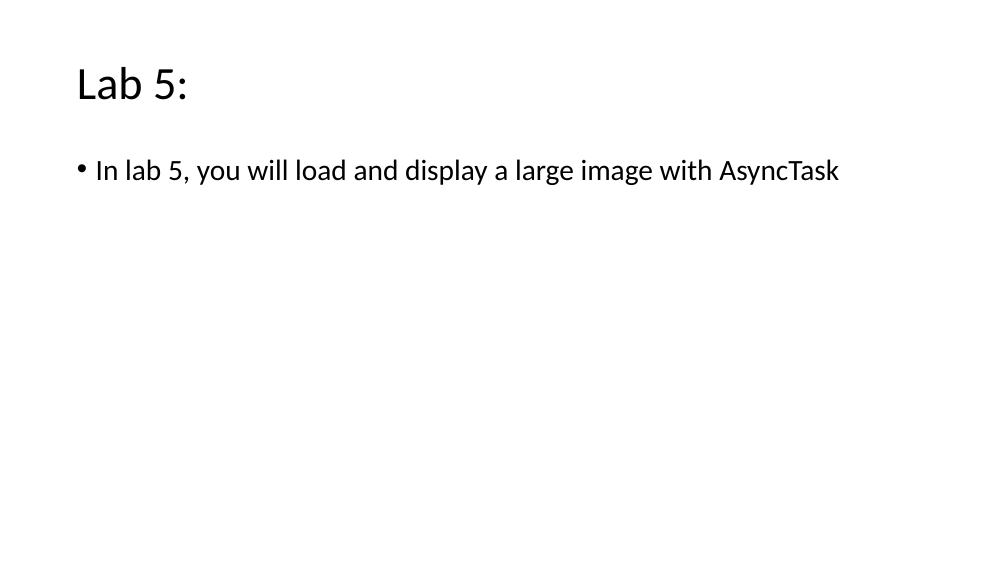
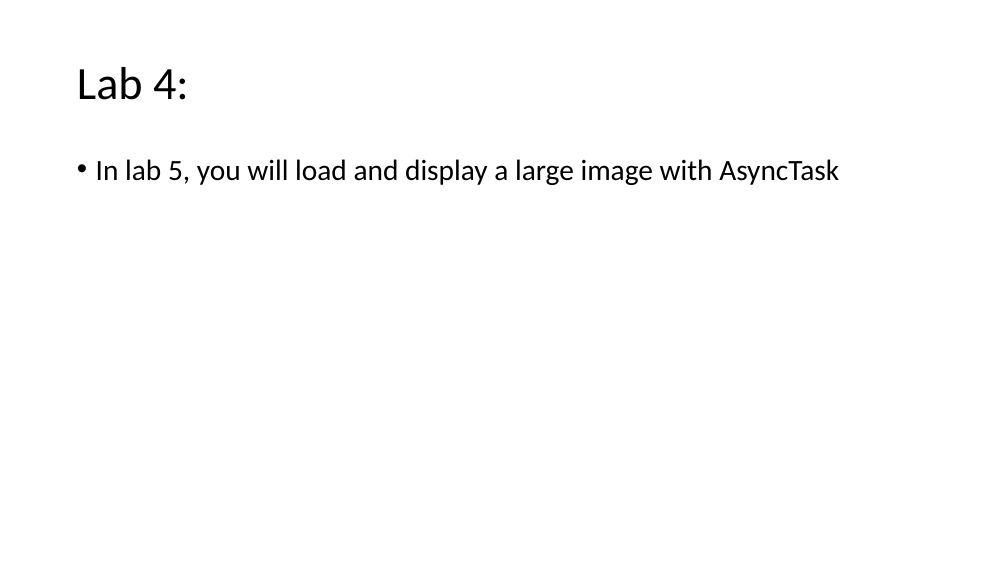
Before and after one commit to russellu/cs230, a slide deck: slide 49 of Lecture_06.pptx (slide 37 before the commit). Drawn at 1008x567 pixels with LibreOffice and Linux fonts; fonts in the diff are those of the drawing. Boxes give left, top, right and bottom in pixels: in the first picture for what was removed or moved away, otherwise in the second. Text is boxed around its words. In the diff, an @@ line names an element or a change of style, - is before the commit and + after.

```diff
--- a/Lecture_06.pptx
+++ b/Lecture_06.pptx
@@ title at box(77, 67, 189, 100): text changed @@
-Lab 5:
+Lab 4:
```
Also in this commit, not shown: 9 other slides changed, 12 slides added.
